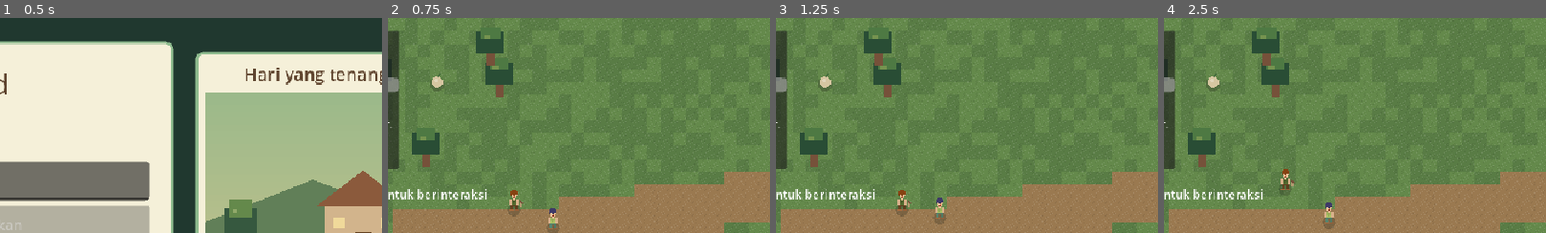
Above: before the commit, frames 1-4 (left to right).
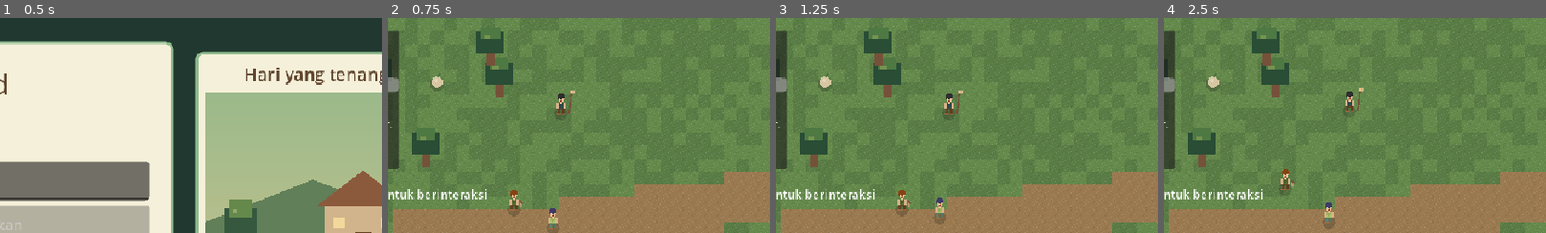
Above: after the commit, the same moments.

Repository: FerrDxD/hearthwood-rimba
Game: Godot game, scene res://scenes/MainMenu.tscn
The game is run twice, just before and just after one commit, with the same random seed, the same clock (stepped at 60 frames per second) and the same inputs. Sound files missing from this copy of the repository are replaced by a short silence.
Inputs (mouse positions are % of the whole screen's width and height, from its top left):
- Up to frame 1 (0.5 s): no input
- Up to frame 2 (0.75 s): click "Permainan baru" at 0.5 s
- Up to frame 3 (1.25 s): no input
- Up to frame 4 (2.5 s): click "Menu" at 1.25 s; tap Enter at 2 s; drag from (50, 50) to (60, 28) at 2.02 s
The pictures show only the part of the screen within x 29-79%, y 0-50%; the shares and areas given below are measured in that part.

Frame 1 is identical in both runs. In frame 2, 0.2% of the frame differs, in the area x 44-49%, y 33-48%; in frame 3, 0.2%; in frame 4, 0.3%, in the area x 47-53%, y 32-47%.

Commit message:
feat(fase 13): tambah empat NPC baru beserta jadwal dan aksesori

Diff:
--- /dev/null
+++ b/data/npcs/arin.json
@@ -0,0 +1,32 @@
+{
+  "nama": "Arin",
+  "peran": "Pemangku benteng hutan",
+  "sifat": "Kegelawar, menjaga area hutan dalam",
+  "suka": ["hutan", "jamur", "rempah"],
+  "tidak_suka": ["minyak"],
+  "ciri_khas": "Memakai baju pemangku dan membawa tangkong.",
+  "palet": {
+    "rambut": "#2F2F2F",
+    "baju": "#2F4F4F",
+    "celana": "#654321",
+    "aksesori": "tangkong"
+  },
+  "dialog": {
+    "dialog_1": "Berhenti di batas itu. Hutan dalam bukan taman desa. Kalau kau membawa masakan yang menghangatkan, aku boleh bicara lebih lama.",
+    "dialog_2": "Kau sudah tahu jalur aman. Bawa bahan hutan yang jarang, dan aku akan menganggapmu bukan orang kota."
+  },
+  "hadiah": {
+    "hati_1": {
+      "tipe": "info",
+      "isi": "Jalur aman hutan dalam dan tanda-tanda cuaca buruk."
+    },
+    "hati_2": {
+      "tipe": "resep",
+      "resep": "Ikan Bakar Rempah"
+    },
+    "hati_3": {
+      "tipe": "info",
+      "isi": "Arin mempercayai jalur hutan dalam dan menjaga perjalananmu."
+    }
+  }
+}
--- /dev/null
+++ b/data/npcs/budi.json
@@ -0,0 +1,32 @@
+{
+  "nama": "Budi",
+  "peran": "Pedagang kaki",
+  "sifat": "Ramah, selalu membawa berita",
+  "suka": ["menu_baru", "rempah"],
+  "tidak_suka": ["basi"],
+  "ciri_khas": "Memakai rok warna-warni dan membawa tas raksasa.",
+  "palet": {
+    "rambut": "#DAA520",
+    "baju": "#DB7093",
+    "celana": "#555555",
+    "aksesori": "tas"
+  },
+  "dialog": {
+    "dialog_1": "Halo, halo! Aku Budi, pedagang kaki. Keliling desa bawa barang dan berita. Kabarnya, warungmu mulai ramai, ya?",
+    "dialog_2": "Menu baru selalu jadi berita bagus. Kalau kau bawa masakan yang belum pernah kucoba, ceritanya akan cepat sampai ke telinga warga."
+  },
+  "hadiah": {
+    "hati_1": {
+      "tipe": "info",
+      "isi": "Berita desa: siapa sedang sibuk dan bahan apa yang langka pekan ini."
+    },
+    "hati_2": {
+      "tipe": "info",
+      "isi": "Budi menceritakan asal rempah eksklusif yang dijual Giral."
+    },
+    "hati_3": {
+      "tipe": "info",
+      "isi": "Budi menawarkan menjualkan cerita warungmu ke desa sebelah."
+    }
+  }
+}
--- /dev/null
+++ b/data/npcs/pak_udin.json
@@ -0,0 +1,32 @@
+{
+  "nama": "Pak Udin",
+  "peran": "Perokok desa",
+  "sifat": "Santai, cerita panjang, sedikit pendiam",
+  "suka": ["rempah", "gurih"],
+  "tidak_suka": ["ringan"],
+  "ciri_khas": "Memakai rok kuno dan membawa pipa.",
+  "palet": {
+    "rambut": "#A9A9A9",
+    "baju": "#8B4513",
+    "celana": "#555555",
+    "aksesori": "pipa"
+  },
+  "dialog": {
+    "dialog_1": "Duduklah sebentar. Aku Udin. Orang bilang ceritaku panjang, tapi setidaknya tidak membosankan seperti pajak desa.",
+    "dialog_2": "Kau memasak dengan bumbu yang berani. Bagus. Makanan tanpa rasa itu seperti cerita tanpa akhir."
+  },
+  "hadiah": {
+    "hati_1": {
+      "tipe": "info",
+      "isi": "Kisah lama desa dan alasan gerbang utara ditutup."
+    },
+    "hati_2": {
+      "tipe": "resep",
+      "resep": "Sambal Tumisan Pedas"
+    },
+    "hati_3": {
+      "tipe": "info",
+      "isi": "Pak Udin menyebut kayu-kayu di gudang lama yang baunya tidak wajar."
+    }
+  }
+}
--- /dev/null
+++ b/data/npcs/siti.json
@@ -0,0 +1,32 @@
+{
+  "nama": "Siti",
+  "peran": "Penyelam sungai",
+  "sifat": "Tenang, pemaham dalam, suka sunyi",
+  "suka": ["ikan", "sup"],
+  "tidak_suka": ["pedas"],
+  "ciri_khas": "Memakai masker perairan dan membawa jaring.",
+  "palet": {
+    "rambut": "#2F2F2F",
+    "baju": "#4682B4",
+    "celana": "#A9A9A9",
+    "aksesori": "jaring"
+  },
+  "dialog": {
+    "dialog_1": "Sungai bicara pelan. Aku Siti, yang menyelam untuk ikan. Kalau kau diam sebentar, kau akan mendengarnya juga.",
+    "dialog_2": "Ikan segar tidak butuh banyak bumbu. Kau tampaknya mulai mengerti itu."
+  },
+  "hadiah": {
+    "hati_1": {
+      "tipe": "info",
+      "isi": "Titik sungai yang ikannya paling banyak setelah hujan."
+    },
+    "hati_2": {
+      "tipe": "resep",
+      "resep": "Ikan Bakar Rempah"
+    },
+    "hati_3": {
+      "tipe": "info",
+      "isi": "Siti menyimpan jalur sungai rahasia menuju sisi lain desa."
+    }
+  }
+}
--- a/data/schedules.json
+++ b/data/schedules.json
@@ -32,5 +32,17 @@
   ],
   "veral": [
     { "mulai": 8, "selesai": 18, "posisi": [1390, 342], "zona": [68, 52] }
+  ],
+  "arin": [
+    { "mulai": 6, "selesai": 8, "posisi": [500, 300], "zona": [72, 52] }
+  ],
+  "budi": [
+    { "mulai": 8, "selesai": 20, "posisi": [1200, 400], "zona": [220, 90] }
+  ],
+  "siti": [
+    { "mulai": 8, "selesai": 11, "posisi": [150, 640], "zona": [110, 60] }
+  ],
+  "pak_udin": [
+    { "mulai": 15, "selesai": 17, "posisi": [1050, 420], "zona": [90, 60] }
   ]
 }
--- a/scripts/characters/CharacterVisual.gd
+++ b/scripts/characters/CharacterVisual.gd
@@ -36,6 +36,26 @@
 			"tali":
 				draw_rect(Rect2(7.0, 1.0, 3.0, 8.0), Color("#b19a70"))
 				draw_line(Vector2(8.0, 1.0), Vector2(11.0, 5.0), Color("#76513a"), 1.0)
+			"tangkong":
+				draw_line(Vector2(10.0, 11.0), Vector2(14.0, -17.0), Color("#76513a"), 2.0)
+				draw_rect(Rect2(12.0, -17.0, 5.0, 4.0), Color("#d2b48c"))
+				draw_rect(Rect2(13.0, -16.0, 2.0, 2.0), Color("#ffd26b"))
+			"tas":
+				draw_rect(Rect2(6.0, 2.0, 8.0, 8.0), Color("#8b5a3c"))
+				draw_line(Vector2(8.0, 2.0), Vector2(10.0, -3.0), Color("#654321"), 1.0)
+				draw_line(Vector2(12.0, 2.0), Vector2(10.0, -3.0), Color("#654321"), 1.0)
+			"jaring":
+				draw_line(Vector2(11.0, 10.0), Vector2(15.0, -12.0), Color("#76513a"), 2.0)
+				for mesh_line in 3:
+					draw_line(
+						Vector2(10.0 + mesh_line * 2.0, -2.0),
+						Vector2(16.0 + mesh_line, -10.0),
+						Color("#b9c6c6"),
+						1.0
+					)
+			"pipa":
+				draw_line(Vector2(10.0, 6.0), Vector2(15.0, 1.0), Color("#654321"), 2.0)
+				draw_rect(Rect2(14.0, 0.0, 3.0, 3.0), Color("#3a2c22"))
 
 
 var _hair_color: Color = Color("#8b4513")
--- a/scripts/world/World.gd
+++ b/scripts/world/World.gd
@@ -40,6 +40,10 @@
 	"kila",
 	"rast",
 	"veral",
+	"arin",
+	"budi",
+	"siti",
+	"pak_udin",
 ]
 
 var _ground: TileMapLayer
--- a/tests/NPCSystemTest.gd
+++ b/tests/NPCSystemTest.gd
@@ -3,6 +3,9 @@
 const WORLD_SCENE: PackedScene = preload("res://scenes/tilemap/MainTileset.tscn")
 const DIALOG_UI_SCENE: PackedScene = preload("res://scenes/DialogUI.tscn")
 const PLAYER_SCENE: PackedScene = preload("res://scenes/Player.tscn")
+const COOKING_SYSTEM_SCENE: PackedScene = preload("res://scenes/CookingSystem.tscn")
+const AFFECTION_SYSTEM_SCENE: PackedScene = preload("res://scenes/AffectionSystem.tscn")
+const EXPANSION_NPCS: Array[String] = ["arin", "budi", "siti", "pak_udin"]
 
 
 func _initialize() -> void:
@@ -14,8 +17,8 @@
 	root.add_child(world)
 	await process_frame
 
-	if world.get_named_npc_count() != 11 or world.get_ambient_npc_count() != 32:
-		push_error("Expected 11 named NPCs and 32 ambient NPCs.")
+	if world.get_named_npc_count() != 15 or world.get_ambient_npc_count() != 32:
+		push_error("Expected 15 named NPCs and 32 ambient NPCs.")
 		quit(1)
 		return
 	var ground := world.get_node_or_null("ground") as TileMapLayer
@@ -64,6 +67,69 @@
 		quit(1)
 		return
 
+	# Expansion NPCs load data, follow their schedules, and react to food.
+	var game_state = root.get_node("GameState")
+	var time_system = root.get_node("TimeSystem")
+	for npc_id in EXPANSION_NPCS:
+		var expansion_npc := _find_npc(world, npc_id)
+		if (
+			expansion_npc == null
+			or expansion_npc.get_display_name().is_empty()
+			or expansion_npc.get_role().is_empty()
+			or expansion_npc.get_dialogue().is_empty()
+		):
+			push_error("Expansion NPC should load name, role, and dialogue from JSON: %s" % npc_id)
+			quit(1)
+			return
+
+	game_state.current_hour = 7
+	time_system.sync_from_game_state()
+	await process_frame
+	if (
+		not _find_npc(world, "arin").can_interact()
+		or _find_npc(world, "siti").can_interact()
+		or _find_npc(world, "budi").can_interact()
+		or _find_npc(world, "pak_udin").can_interact()
+	):
+		push_error("Arin should be the only expansion NPC available at 07:00.")
+		quit(1)
+		return
+	game_state.current_hour = 9
+	time_system.sync_from_game_state()
+	await process_frame
+	if (
+		_find_npc(world, "arin").can_interact()
+		or not _find_npc(world, "siti").can_interact()
+		or not _find_npc(world, "budi").can_interact()
+	):
+		push_error("Siti and Budi should be available at 09:00 while Arin is gone.")
+		quit(1)
+		return
+	game_state.current_hour = 16
+	time_system.sync_from_game_state()
+	await process_frame
+	if not _find_npc(world, "pak_udin").can_interact():
+		push_error("Pak Udin should be available in the afternoon.")
+		quit(1)
+		return
+
+	var cooking_system := COOKING_SYSTEM_SCENE.instantiate() as HearthwoodCookingSystem
+	root.add_child(cooking_system)
+	var affection_system := AFFECTION_SYSTEM_SCENE.instantiate() as HearthwoodAffectionSystem
+	affection_system.set_cooking_system(cooking_system)
+	root.add_child(affection_system)
+	await process_frame
+	if (
+		affection_system.preview_food_reaction("arin", "bubur_hangat_hutan") != "suka"
+		or affection_system.preview_food_reaction("siti", "ikan_bakar_rempah") != "suka"
+		or affection_system.preview_food_reaction("siti", "sambal_tumisan_pedas") != "tidak_suka"
+		or affection_system.preview_food_reaction("pak_udin", "bubur_hangat_hutan") != "tidak_suka"
+		or affection_system.preview_food_reaction("budi", "kue_manis_liar") != "suka"
+	):
+		push_error("Expansion NPC food preferences should drive their affection reactions.")
+		quit(1)
+		return
+
 	var dialog_ui := DIALOG_UI_SCENE.instantiate() as HearthwoodDialogUI
 	root.add_child(dialog_ui)
 	dialog_ui.open_dialog(rast.get_display_name(), rast.get_role(), first_dialogue)
@@ -77,5 +143,12 @@
 		quit(1)
 		return
 
-	print("NPC data, schedules, layered character art, ambient population, and dialog UI tests passed.")
+	print("NPC data, schedules, layered character art, ambient population, expansion NPCs, and dialog UI tests passed.")
 	quit(0)
+
+
+func _find_npc(world: HearthwoodWorld, npc_id: String) -> HearthwoodNPC:
+	for child in world.get_children():
+		if child is HearthwoodNPC and child.npc_id == npc_id:
+			return child as HearthwoodNPC
+	return null
